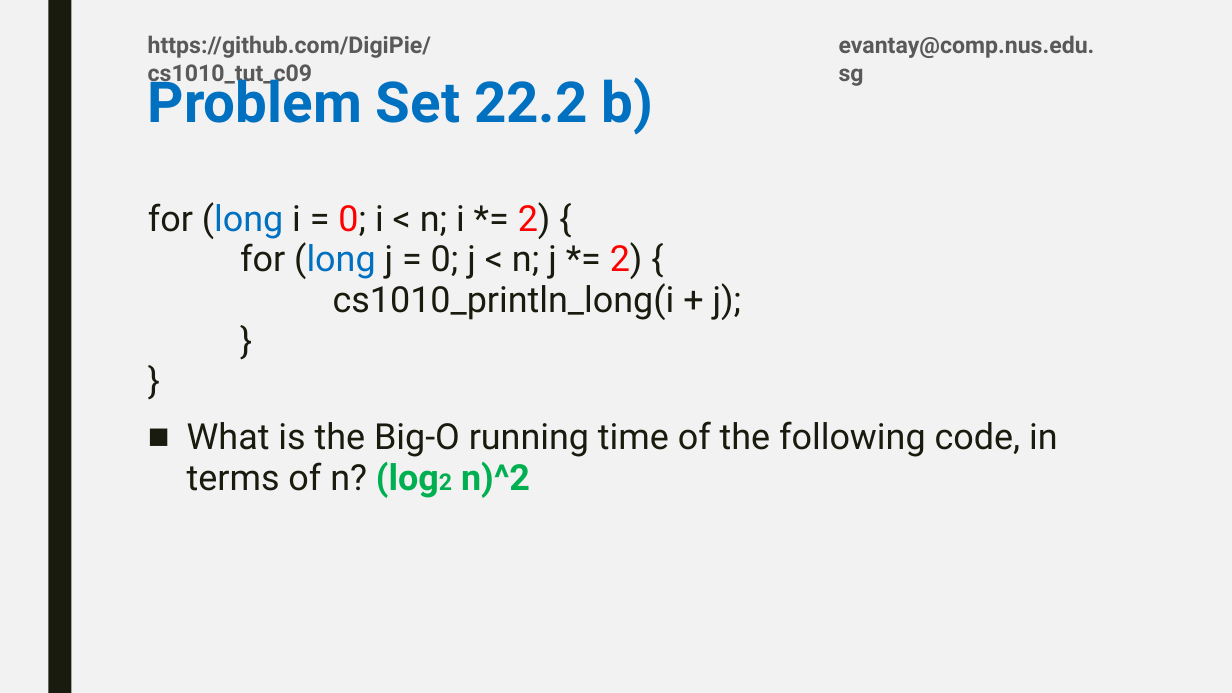
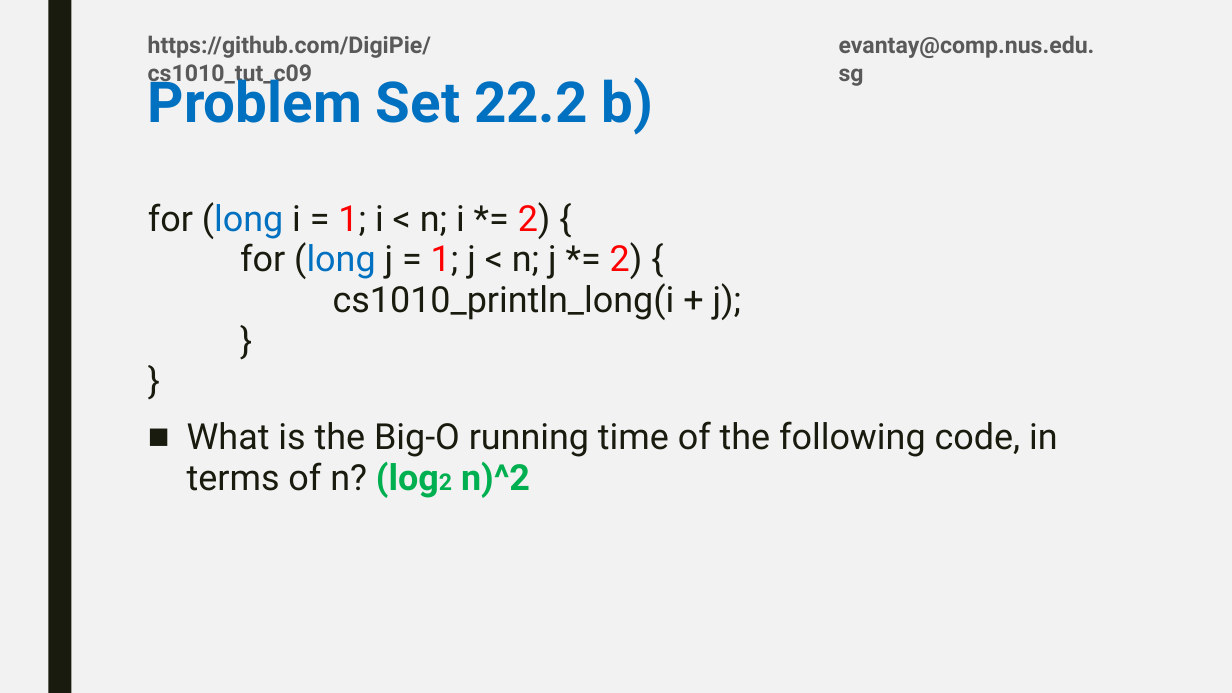
Before and after one commit to DigiPie/CS1010-Tutorial-C09, a slide deck: slide 38 of Tutorial_8/CS1010_TutC09_8.pptx. Drawn at 1232x693 pixels with LibreOffice and Linux fonts; fonts in the diff are those of the drawing. Boxes give left, top, right and bottom in pixels: in the first picture for what was removed or moved away, otherwise in the second. Text is boxed around its words. In the diff, an @@ line names an element or a change of style, - is before the commit and + after.

```diff
--- a/Tutorial_8/CS1010_TutC09_8.pptx
+++ b/Tutorial_8/CS1010_TutC09_8.pptx
@@ text at [148, 202, 742, 320]: text changed @@
-for (long i = 0; i < n; i *= 2) {
-for (long j = 0; j < n; j *= 2) {
-cs1010_println_long(i + j);
-}
-}
+for (long i = 1; i < n; i *= 2) {
+for (long j = 1; j < n; j *= 2) {
+cs1010_println_long(i + j);
+}
+}
```
Also in this commit, not shown: 6 other slides changed, 1 other file.
